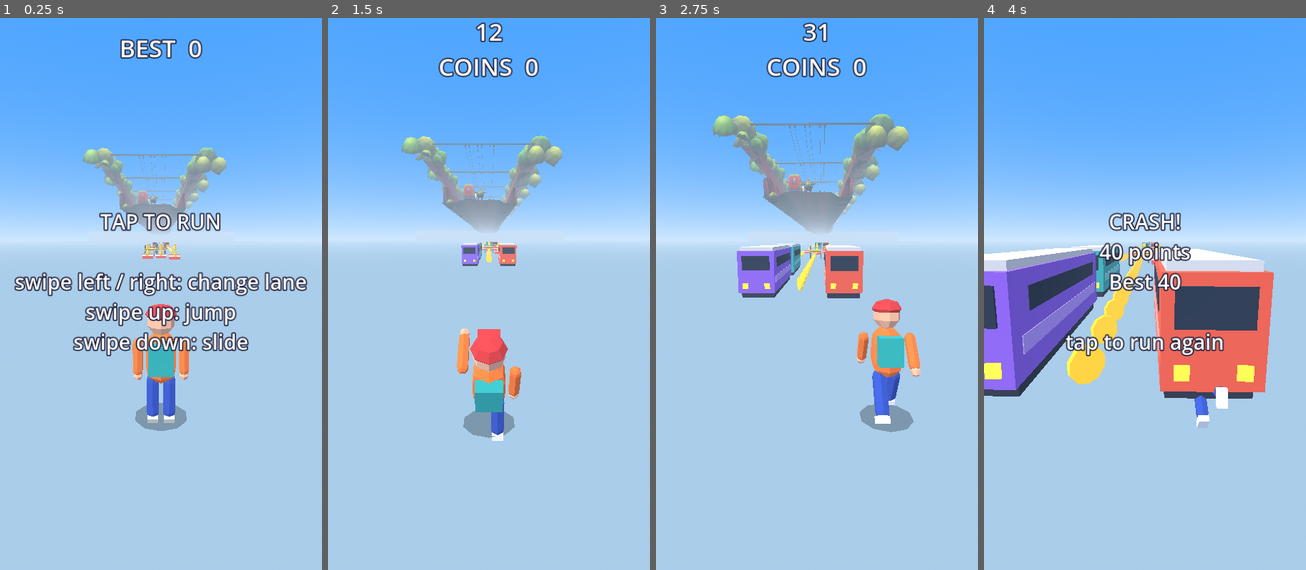
Above: before the commit, frames 1-4 (left to right).
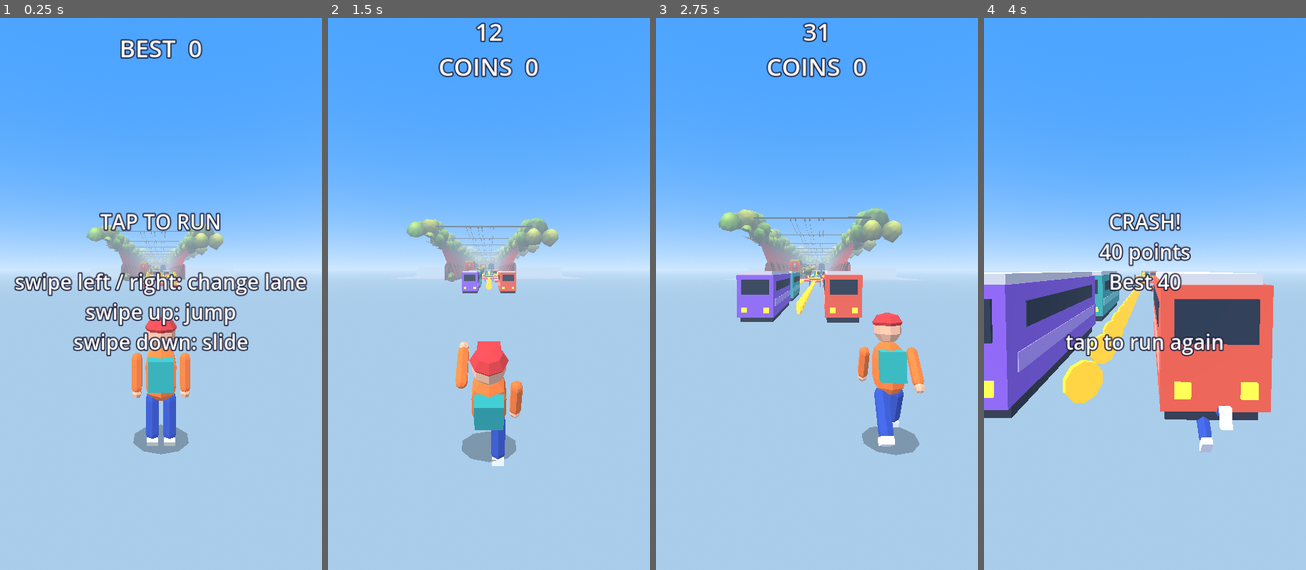
Above: after the commit, the same moments.

Repository: akshathgaming198028-cell/EndlessGame
Game: Godot game, scene res://main.tscn
Two runs of this game, one before a commit and one after it. Both use one fixed random seed, a clock stepped at 60 frames per second and the inputs below.
Inputs (mouse positions are in pixels of both pictures, inside the frame that each line leads up to):
- Up to frame 1 (0.25 s): no input
- Up to frame 2 (1.5 s): tap Enter at 0.5 s; move the mouse to (559, 255) at 0.52 s; hold Right 0.53-1.25 s; click (559, 255) at 0.67 s; tap Space at 0.77 s; drag from (424, 310) to (472, 398) at 1.27 s
- Up to frame 3 (2.75 s): move the mouse to (849, 156) at 2.02 s; hold Right from 2.03 s (still down)
- Up to frame 4 (4 s): release Right at 2.75 s; drag from (1128, 398) to (1048, 194) at 2.77 s; tap Enter at 3.5 s; move the mouse to (1241, 371) at 3.52 s; hold Left from 3.53 s (still down); tap Space at 3.77 s

The runs differ from the first frame. In frame 1, 16% of the frame differs, in the area x 0-100%, y 23-80%; in frame 2, 19%; in frame 3, 22%; in frame 4, 24%, in the area x 0-100%, y 30-79%.

Commit message:
Place map street at measured surface height (y=0); camera looks more forward
The model's lowest point is a ground plane 19 units below the street, so
bounding-box placement lifted the track into the air.

Co-Authored-By: Claude Haiku 5.5 <noreply@anthropic.com>
Claude-Session: https://claude.ai/code/session_01DDNfUcEeZJQNoZPcRL3Cag

Diff:
--- a/main.gd
+++ b/main.gd
@@ -70,8 +70,8 @@
 var anim: AnimationPlayer = null
 
 var cam: Camera3D
-var cam_pos := Vector3(0, 3.3, 4.6)
-var cam_look := Vector3(0, 1.3, -8)
+var cam_pos := Vector3(0, 3.0, 4.6)
+var cam_look := Vector3(0, 2.3, -10)
 
 var score_label: Label
 var msg_label: Label
@@ -259,7 +259,7 @@
 	cam = Camera3D.new()
 	cam.keep_aspect = Camera3D.KEEP_WIDTH
 	cam.fov = 62.0
-	cam.far = 900.0
+	cam.far = 1500.0
 	add_child(cam)
 	cam.make_current()
 	cam.position = cam_pos
@@ -608,8 +608,8 @@
 		inst.scale = Vector3.ONE * MAP_SCALE
 		tile.add_child(inst)
 		var box := _map_box(inst, tile)
-		# centre across lanes, lowest point at y=0, street ends exactly at z=0 and the tile covers [-size, 0]
-		inst.position = Vector3(-box.get_center().x, -box.position.y, -box.end.z)
+		# street surface is at model y=0 (measured). Centre across lanes, street ends exactly at z=0 and the tile covers [-size, 0]
+		inst.position = Vector3(-box.get_center().x, 0.0, -box.end.z)
 		if i == 0:
 			map_period = box.size.z
 		tile.position.z = -i * map_period
@@ -957,9 +957,9 @@
 
 func _update_camera(dt: float) -> void:
 	var k: float = 1.0 - exp(-8.0 * dt)
-	var target := Vector3(px * 0.5, 3.3 + py * 0.12, 4.6)
+	var target := Vector3(px * 0.5, 3.0 + py * 0.12, 4.6)
 	cam_pos = cam_pos.lerp(target, k)
-	cam_look = cam_look.lerp(Vector3(px * 0.4, 1.3 + py * 0.08, -8.0), k)
+	cam_look = cam_look.lerp(Vector3(px * 0.4, 2.3 + py * 0.08, -10.0), k)
 	var off := Vector3.ZERO
 	if shake > 0.0:
 		off = Vector3(rng.randf_range(-1.0, 1.0), rng.randf_range(-1.0, 1.0), 0.0) * shake * 0.4
